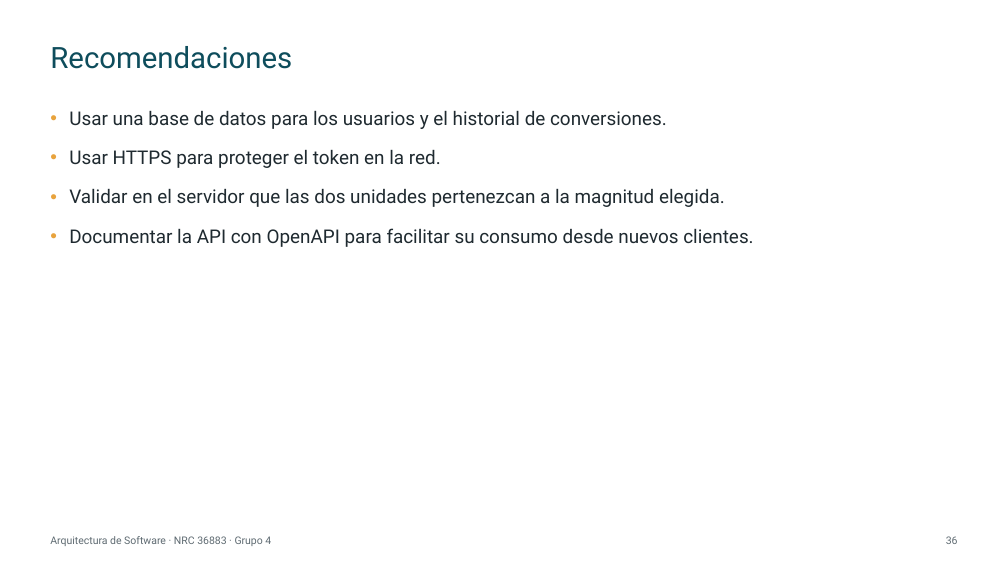
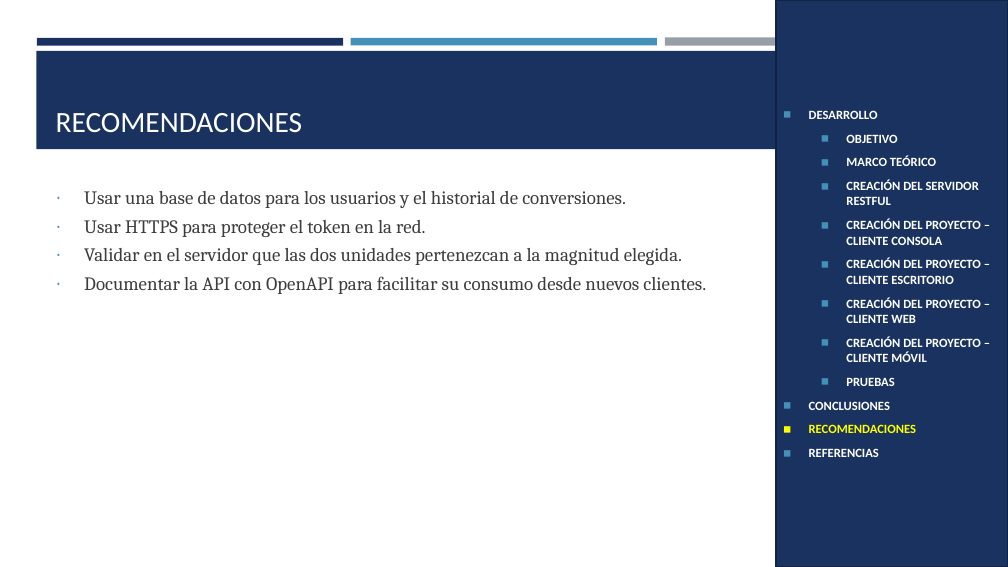
Before and after one commit to IMarcusDev/TI.1.3.-PAO202651_RESTFUL_JAVA_SINBDD_NRC_36883_GR04, a slide deck: slide 29 of 05. DOCUMENTACION/PRESENTACION TI.1.3. RESTFUL sin BDD en JAVA GR4.pptx (slide 36 before the commit). Drawn at 1008x567 pixels with LibreOffice and Linux fonts; fonts in the diff are those of the drawing. Boxes give left, top, right and bottom in pixels: in the first picture for what was removed or moved away, otherwise in the second. Text is boxed around its words. In the diff, an @@ line names an element or a change of style, - is before the commit and + after.

```diff
--- a/05. DOCUMENTACION/PRESENTACION TI.1.3. RESTFUL sin BDD en JAVA GR4.pptx
+++ b/05. DOCUMENTACION/PRESENTACION TI.1.3. RESTFUL sin BDD en JAVA GR4.pptx
@@ rectangle added at box(776, 0, 1008, 567), fill #1A3260, outline #122446 1.75 pt, 12 pt, text #FFFFFF, bold @@
+◼ DESARROLLO
+  ◼ OBJETIVO
+  ◼ MARCO TEÓRICO
+  ◼ CREACIÓN DEL SERVIDOR RESTFUL
+  ◼ CREACIÓN DEL PROYECTO – CLIENTE CONSOLA
+  ◼ CREACIÓN DEL PROYECTO – CLIENTE ESCRITORIO
+  ◼ CREACIÓN DEL PROYECTO – CLIENTE WEB
+  ◼ CREACIÓN DEL PROYECTO – CLIENTE MÓVIL
+  ◼ PRUEBAS
+◼ CONCLUSIONES
+◼ RECOMENDACIONES
+◼ REFERENCIAS
@@ rectangle added at box(36, 51, 972, 149), fill #1A3260 @@
@@ rectangle added at box(37, 38, 343, 45), fill #1A3260 @@
@@ title "RECOMENDACIONES" at box(56, 113, 303, 133): vertical alignment middle to bottom @@
@@ rectangle added at box(351, 38, 657, 45), fill #4590B8 @@
@@ rectangle added at box(665, 38, 971, 46), fill #969FA7 @@
@@ title at box(56, 113, 303, 133): text changed; font Roboto to Calibri; text colour #0E4D5C to #FFFFFF @@
-Recomendaciones
+RECOMENDACIONES
@@ text "Usar una base de datos ...": place and size @@
-text "Usar una base de datos ..." at box(69, 111, 753, 247)
+text "Usar una base de datos ..." at box(84, 191, 706, 294)
@@ text "Usar una base de datos ..." at box(84, 191, 706, 294): font Roboto to Cambria, text colour #1F2A30 to #3D3D3D; alignment left to justified; bullet • to ∙; line spacing 0.9 to 1.07; less space between paragraphs; bullet colour #E8A33D to #4590B8 @@
@@ text removed at box(50, 536, 271, 546) @@
-Arquitectura de Software · NRC 36883 · Grupo 4
@@ page number removed at box(946, 536, 958, 544) @@
-36
```
Also in this commit, not shown: 23 other slides changed, 6 slides added, 14 slides removed.
